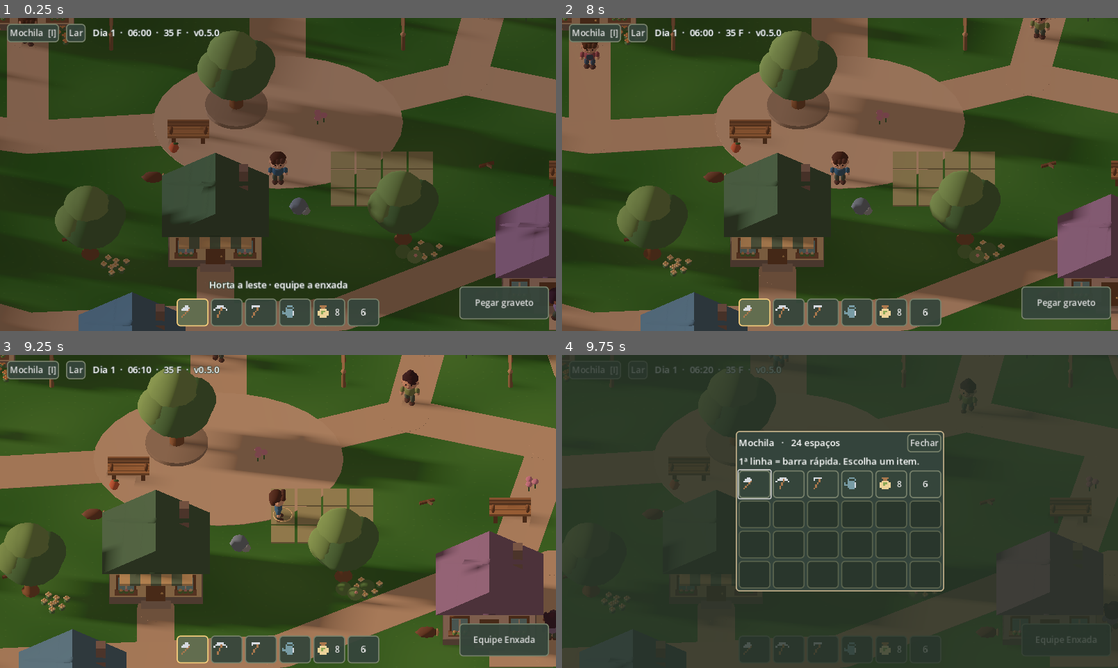
Above: before the commit, frames 1-4 (two rows, left to right).
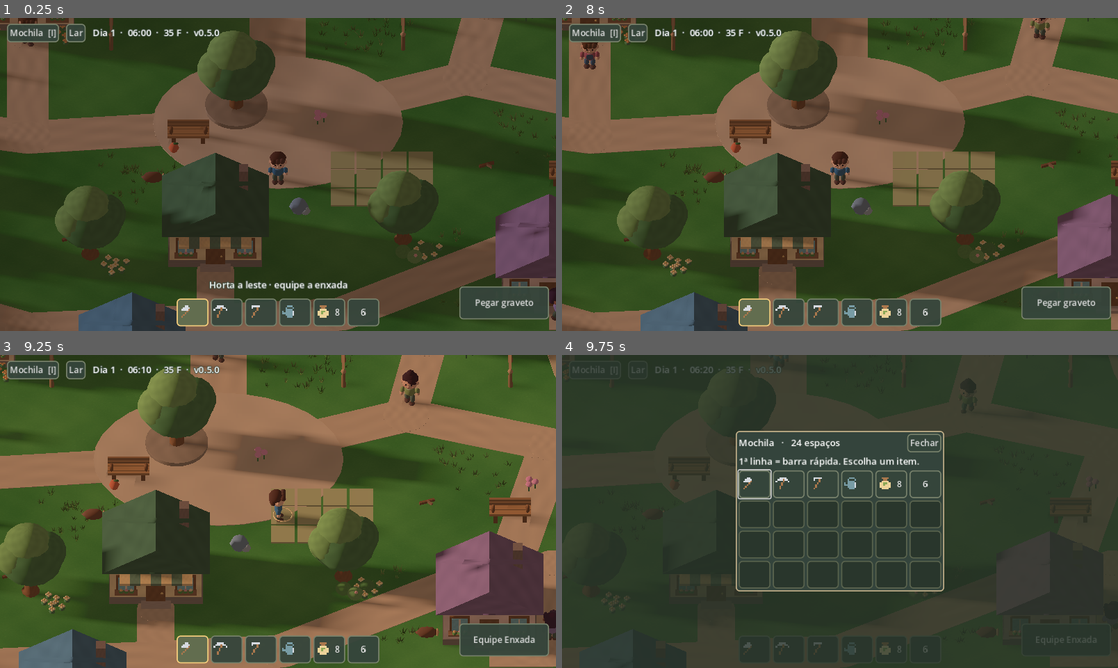
Above: after the commit, the same moments.

Repository: arthurkarger/Evergrove-project
Game: Godot game, scene res://main.tscn
Same seed, same stepped clock (60 frames per second), same inputs: the game is played once before the commit and once after it.
Inputs (mouse positions are in pixels of both pictures, inside the frame that each line leads up to):
- Up to frame 1 (0.25 s): no input
- Up to frame 2 (8 s): click "Mochila [I]" at 0.5 s; click "Lar" at 1.25 s; click (756, 312) at 2.02 s; click (789, 312) at 2.77 s; click (823, 312) at 3.52 s; click (856, 312) at 4.27 s; click "8" at 5 s; click "6" at 5.75 s; click "Pegar graveto" at 6.5 s; click "Fechar" at 7.25 s
- Up to frame 3 (9.25 s): tap Enter at 8 s; move the mouse to (400, 495) at 8.02 s; hold Right (ui_right) 8.03-8.75 s; tap R at 8.1 s; click (400, 495) at 8.17 s; drag from (166, 527) to (250, 574) at 8.77 s
- Up to frame 4 (9.75 s): move the mouse to (895, 442) at 9.52 s; hold Right (ui_right) from 9.53 s (still down); tap I at 9.6 s

The runs differ from the first frame. In frame 1, less than 0.1% of the frame differs, in the area x 19-100%, y 0-73%; in frame 2, 0.2%; in frame 3, 0.4%, in the area x 6-93%, y 0-92%; in frame 4, less than 0.1%.

Commit message:
Add instanced 3D grass with wind, richer terrain textures and water normals

Diff:
--- a/village.gd
+++ b/village.gd
@@ -7,6 +7,8 @@
 
 var meshes := {}
 var batches := {}
+var path_segments: Array = []
+var house_centers: Array[Vector2] = []
 var terrain := StaticBody3D.new()
 
 func _ready() -> void:
@@ -29,12 +31,13 @@
 	trunk.top_radius = 0.37
 	trunk.bottom_radius = 0.5
 	trunk.height = 1
-	meshes = {"box": BoxMesh.new(), "round": crown, "disc": disc, "pine": cone, "roof": PrismMesh.new(), "trunk": trunk, "ground": BoxMesh.new(), "water": disc, "shore": disc}
+	meshes = {"box": BoxMesh.new(), "round": crown, "disc": disc, "pine": cone, "roof": PrismMesh.new(), "trunk": trunk, "ground": BoxMesh.new(), "water": disc, "shore": disc, "grass": grass_mesh()}
 	build_paths()
 	build_homes()
 	build_lake()
 	build_groves()
 	garden_details()
+	plant_grass()
 	flush_batches()
 
 # Share primitive geometry and draw repeated scenery in spatial batches.
@@ -50,7 +53,7 @@
 	if water:
 		shader.code = """
 shader_type spatial;
-render_mode diffuse_burley, specular_disabled;
+render_mode diffuse_burley, specular_schlick_ggx;
 varying vec3 world_pos;
 void vertex() {
 	world_pos = (MODEL_MATRIX * vec4(VERTEX, 1.0)).xyz;
@@ -64,8 +67,12 @@
 	vec3 c = mix(deep, shallow, smoothstep(0.20, 1.0, shore));
 	float wave = smoothstep(0.83, 0.98, ripple) * 0.075;
 	ALBEDO = c + vec3(wave);
-	ROUGHNESS = 0.9;
-	SPECULAR = 0.0;
+	// Soft, moving surface normals catch the sun without screen-space reflection.
+	float nx = cos(p.x * 1.8 + p.y * 2.1 + TIME * 0.75) * 0.045;
+	float ny = sin(p.y * 1.7 - TIME * 0.48) * 0.045;
+	NORMAL = normalize(NORMAL + vec3(nx, ny, 0.0));
+	ROUGHNESS = 0.68;
+	SPECULAR = 0.20;
 }
 """
 	else:
@@ -85,8 +92,10 @@
 	vec2 cell = floor(p * 2.4);
 	vec2 f = fract(p * 2.4) - 0.5;
 	float fleck = (1.0 - smoothstep(0.045, 0.13, length(f * vec2(0.85, 1.5)))) * step(0.79, hash(cell));
-	float shade = 0.035 * patch + 0.035 * fleck;
-	ALBEDO = vec3(0.32, 0.53, 0.24) + vec3(shade, shade, shade * 0.55);
+	float detail = hash(floor(p * 18.0)) - 0.5;
+	float mottling = sin(p.x * 3.0 + sin(p.y * 2.0)) * cos(p.y * 2.8);
+	float shade = 0.034 * patch + 0.021 * fleck + 0.011 * detail + 0.009 * mottling;
+	ALBEDO = vec3(0.35, 0.55, 0.27) + vec3(shade, shade, shade * 0.55);
 	ROUGHNESS = 1.0;
 	SPECULAR = 0.0;
 }
@@ -99,7 +108,16 @@
 	var material := StandardMaterial3D.new()
 	material.vertex_color_use_as_albedo = true
 	material.roughness = 1.0
-	material.metallic_specular = 0.0
+	material.metallic_specular = 0.04
+	var grain := Image.create(64,64,false,Image.FORMAT_RGBA8)
+	for y in 64:
+		for x in 64:
+			var shade := 0.96 + 0.025*sin(float(x)*0.73+sin(float(y)*0.24))*cos(float(y)*0.47) + 0.012*sin(float(x*7+y*13))
+			grain.set_pixel(x,y,Color(shade,shade,shade))
+	grain.generate_mipmaps()
+	material.albedo_texture = ImageTexture.create_from_image(grain)
+	material.texture_filter = BaseMaterial3D.TEXTURE_FILTER_LINEAR_WITH_MIPMAPS
+	var tuft_material := grass_shader()
 	var grass_material := landscape_material(false)
 	var water_material := landscape_material(true)
 	for key: String in batches:
@@ -122,6 +140,10 @@
 		elif kind == "water":
 			instance.material_override = water_material
 			instance.cast_shadow = GeometryInstance3D.SHADOW_CASTING_SETTING_OFF
+		elif kind == "grass":
+			instance.material_override = tuft_material
+			instance.cast_shadow = GeometryInstance3D.SHADOW_CASTING_SETTING_OFF
+			instance.extra_cull_margin = 0.35
 		elif kind == "shore":
 			instance.cast_shadow = GeometryInstance3D.SHADOW_CASTING_SETTING_OFF
 		add_child(instance)
@@ -137,6 +159,7 @@
 	terrain.add_child(collider)
 
 func path_between(a: Vector2, b: Vector2, width: float) -> void:
+	path_segments.append([a,b,width])
 	var mid := (a + b) / 2
 	var line := b - a
 	piece("box", Vector3(mid.x,0.014,mid.y), Vector3(width,0.02,line.length()), TRAIL, atan2(line.x,line.y))
@@ -185,6 +208,7 @@
 		flowers(x,z,"edac69" if x < 4 else "e6b4af")
 
 func cottage(x: float,z: float,roof: String,plaster: String) -> void:
+	house_centers.append(Vector2(x,z))
 	var center := Vector3(x,1.22,z)
 	piece("box",center,Vector3(4.4,2.44,3.4),plaster)
 	wall(center,Vector3(4.4,2.44,3.4))
@@ -316,3 +340,81 @@
 			piece("round",center,Vector3(0.77,0.62,0.72),["719954","83a862","658b4f"][j])
 			if j==1:
 				piece("round",center+Vector3(0.04,0.26,0.18),Vector3(0.18,0.13,0.18),"edb4a0")
+
+# Five curved, tapered blades per tuft, shared across all the patches.
+func grass_mesh() -> ArrayMesh:
+	var st := SurfaceTool.new()
+	st.begin(Mesh.PRIMITIVE_TRIANGLES)
+	for i in 5:
+		var angle := i*2.39996
+		var outward := Vector3(cos(angle),0,sin(angle))
+		var across := Vector3(-sin(angle),0,cos(angle))
+		var base := outward*0.13
+		var mid := base + outward*0.17 + Vector3.UP*(0.44+0.07*(i%3))
+		var tip := base + outward*0.36 + Vector3.UP*(0.77+0.09*(i%3))
+		var a := base-across*0.09
+		var b := base+across*0.09
+		var c := mid-across*0.055
+		var d := mid+across*0.055
+		for v in [a,b,c,b,d,c,c,d,tip]:
+			st.set_normal(Vector3.UP)
+			st.add_vertex(v)
+	return st.commit()
+
+func grass_shader() -> ShaderMaterial:
+	var shader := Shader.new()
+	shader.code = """
+shader_type spatial;
+render_mode cull_disabled, diffuse_burley, specular_disabled;
+varying float height;
+varying vec3 tint;
+void vertex() {
+	height = VERTEX.y;
+	tint = COLOR.rgb;
+	vec3 p = MODEL_MATRIX[3].xyz;
+	float wind = sin(TIME * 1.45 + p.x * 0.55 + p.z * 0.71);
+	VERTEX.x += wind * height * height * 0.15;
+	VERTEX.z += cos(TIME * 1.1 + p.z * 0.64) * height * height * 0.08;
+}
+void fragment() {
+	ALBEDO = tint * mix(0.72, 1.12, clamp(height, 0.0, 1.0));
+	ROUGHNESS = 1.0;
+	SPECULAR = 0.0;
+}
+"""
+	var mat := ShaderMaterial.new()
+	mat.shader = shader
+	return mat
+
+func clear_for_grass(p: Vector2) -> bool:
+	if Rect2(-5,16,11,7).has_point(p) or Rect2(2,3.5,7,6).has_point(p):
+		return false
+	if ((p-Vector2(22,-7))/Vector2(6.7,8.8)).length() < 1.04:
+		return false
+	if ((p-Vector2(0,2))/Vector2(6.4,4.8)).length() < 1.0:
+		return false
+	for segment in path_segments:
+		var nearest := Geometry2D.get_closest_point_to_segment(p,segment[0],segment[1])
+		if p.distance_to(nearest) < float(segment[2])*0.5+0.55:
+			return false
+	for h in house_centers:
+		if absf(p.x-h.x)<3.1 and absf(p.y-h.y)<2.8:
+			return false
+	return true
+
+func plant_grass() -> void:
+	var rng := RandomNumberGenerator.new()
+	rng.seed = 60621
+	var patches := [Vector2(-18,-14),Vector2(-8,-17),Vector2(6,-15),Vector2(14,-17),
+		Vector2(-26,-4),Vector2(-16,9),Vector2(-24,17),Vector2(-12,20),
+		Vector2(9,12),Vector2(21,16),Vector2(28,6),Vector2(13,2),
+		Vector2(-6,5),Vector2(4,-5),Vector2(-17,-3),Vector2(18,3)]
+	for center in patches:
+		for i in 54:
+			var angle := rng.randf_range(0.0,TAU)
+			var radius := sqrt(rng.randf())*2.65
+			var p: Vector2 = center+Vector2(cos(angle),sin(angle))*radius
+			if not clear_for_grass(p): continue
+			var h := rng.randf_range(0.16,0.42)
+			var w := rng.randf_range(0.28,0.58)
+			piece("grass",Vector3(p.x,0.005,p.y),Vector3(w,h,w),["668d42","7c9f50","90ad5c","73984a"][rng.randi_range(0,3)],angle)
